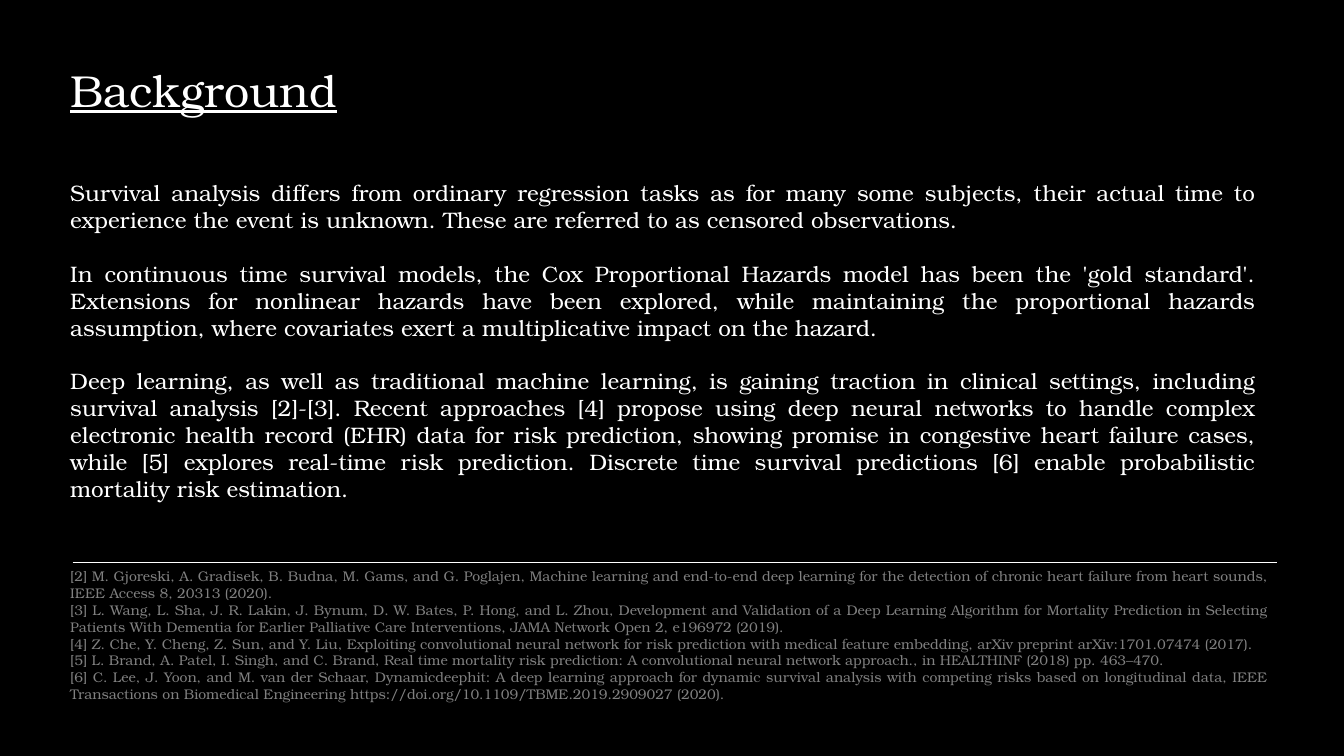
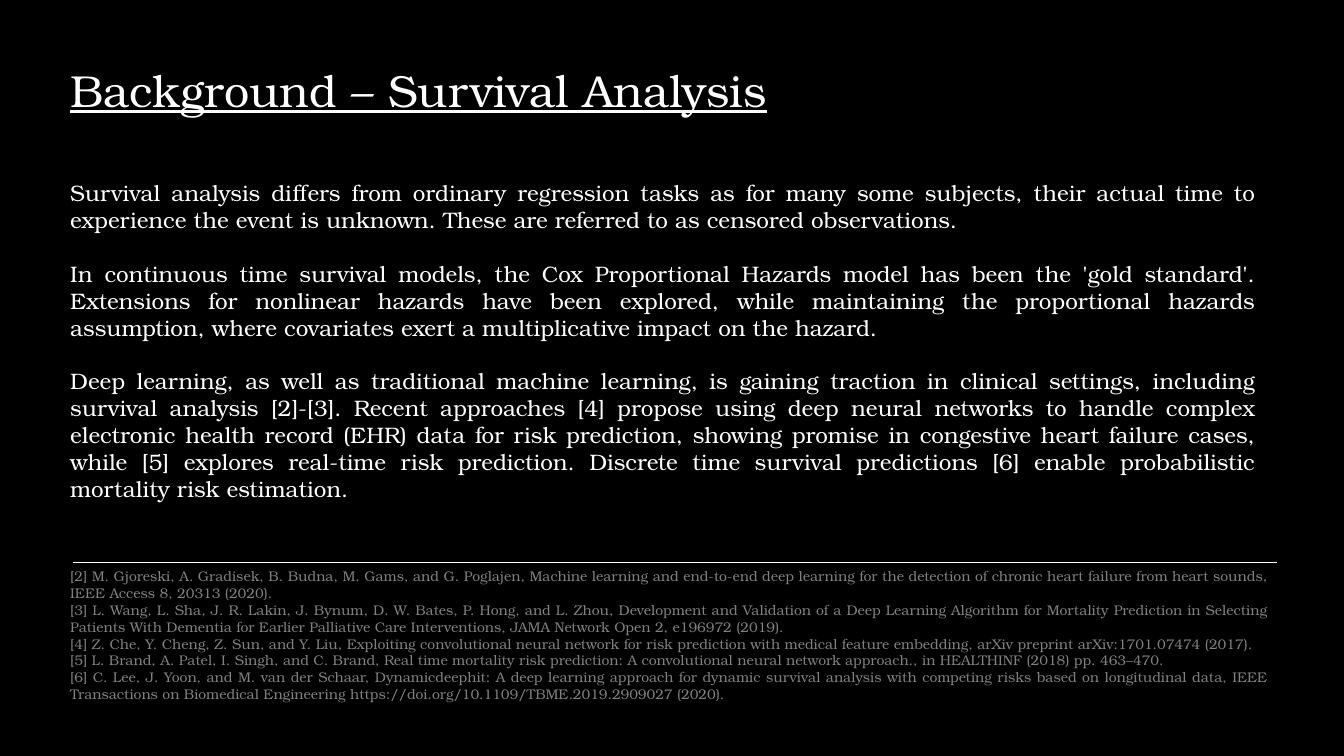
Before and after one commit to sourasen1011/UoE_Research_Project_2023, a slide deck: slide 4 of presentations/powerpoint_presentation/my_presentation.pptx. Drawn at 1344x756 pixels with LibreOffice and Linux fonts; fonts in the diff are those of the drawing. Boxes give left, top, right and bottom in pixels: in the first picture for what was removed or moved away, otherwise in the second. Text is boxed around its words. In the diff, an @@ line names an element or a change of style, - is before the commit and + after.

```diff
--- a/presentations/powerpoint_presentation/my_presentation.pptx
+++ b/presentations/powerpoint_presentation/my_presentation.pptx
@@ text at <box>70,75,767,117</box>: text changed @@
-Background
+Background – Survival Analysis
```
Also in this commit, not shown: 6 other slides changed, 1 slide added, 4 other files.
